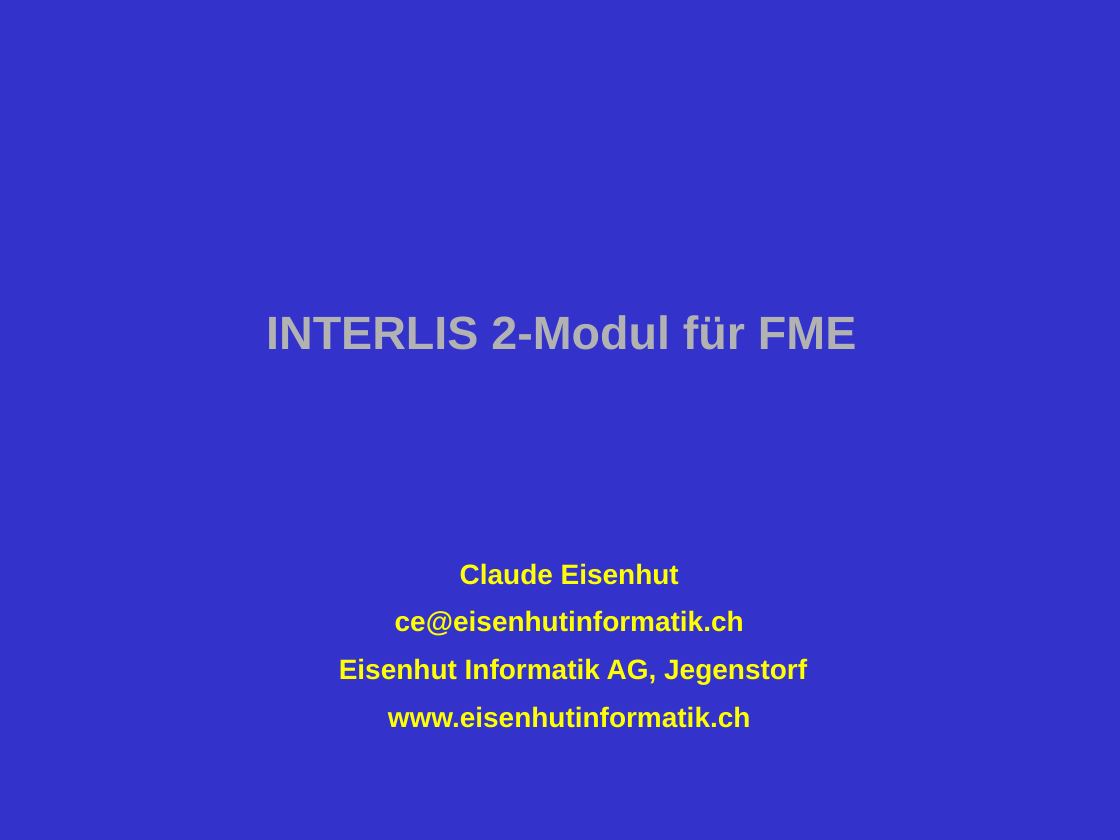
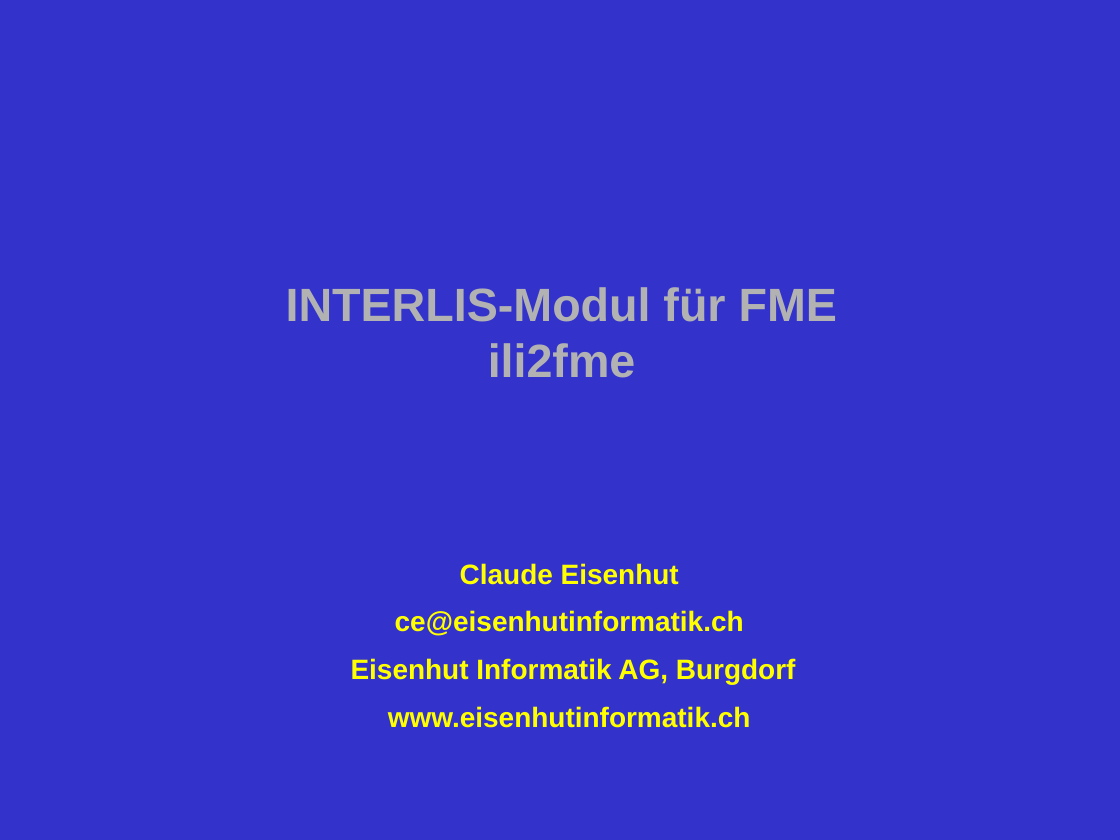
Before and after one commit to claeis/ili2fme, a slide deck: slide 1 of docs/usr/FME-Modul.ppt. Drawn at 1120x840 pixels with LibreOffice and Linux fonts; fonts in the diff are those of the drawing. Boxes give left, top, right and bottom in pixels: in the first picture for what was removed or moved away, otherwise in the second. Text is boxed around its words. In the diff, an @@ line names an element or a change of style, - is before the commit and + after.

```diff
--- a/docs/usr/FME-Modul.ppt
+++ b/docs/usr/FME-Modul.ppt
@@ title at box(286, 287, 837, 378): text changed @@
-INTERLIS 2-Modul für FME
+INTERLIS-Modul für FME
+ili2fme
@@ subtitle at box(351, 658, 796, 684): text changed @@
-Eisenhut Informatik AG, Jegenstorf
+Eisenhut Informatik AG, Burgdorf
```
Also in this commit, not shown: 10 other slides changed, 30 slides added, 1 slide removed, 2 other files.
